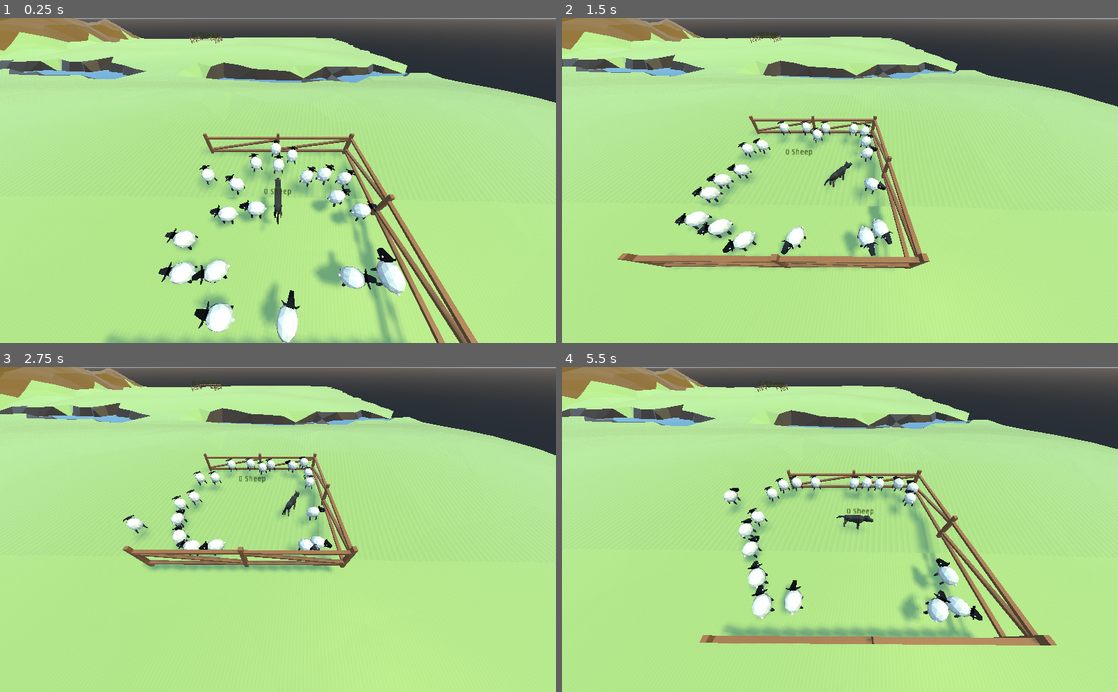
Above: before the commit, frames 1-4 (two rows, left to right).
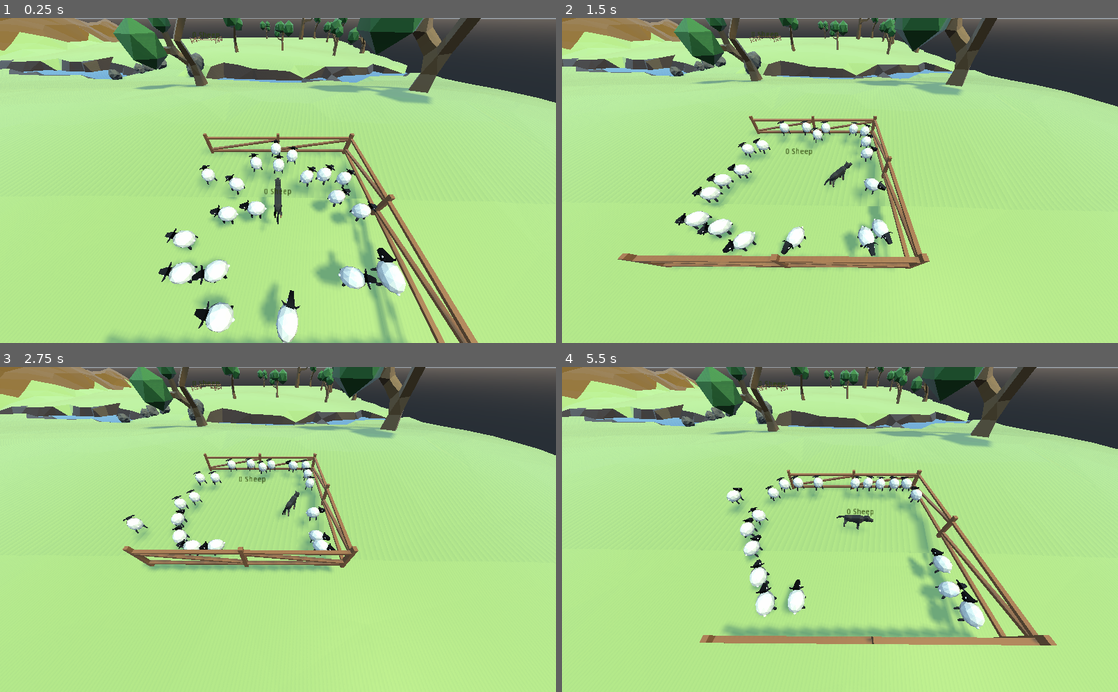
Above: after the commit, the same moments.

Repository: panic-fennecs/ideal-garbanzo
Game: Godot game, scene res://Main.tscn
Two runs of this game, one before a commit and one after it. Both use one fixed random seed, a clock stepped at 60 frames per second and the inputs below.
Inputs (mouse positions are in pixels of both pictures, inside the frame that each line leads up to):
- Up to frame 1 (0.25 s): no input
- Up to frame 2 (1.5 s): move the mouse to (962, 164) at 0.52 s; click (962, 164) at 0.67 s; drag from (728, 196) to (812, 245) at 1.27 s
- Up to frame 3 (2.75 s): move the mouse to (333, 458) at 2.02 s; click (333, 458) at 2.17 s
- Up to frame 4 (5.5 s): drag from (812, 594) to (673, 480) at 2.77 s; move the mouse to (1006, 578) at 3.52 s; click (1006, 578) at 3.67 s; drag from (673, 480) to (756, 448) at 4.27 s; move the mouse to (867, 529) at 5.02 s; click (867, 529) at 5.17 s

The runs differ from the first frame. In frame 1, 4.6% of the frame differs, in the area x 19-87%, y 0-87%; in frame 2, 3.8%; in frame 3, 3.6%; in frame 4, 7.1%, in the area x 7-86%, y 0-86%.

Commit message:
add detail to level 0

Diff:
--- a/Ground.tscn
+++ b/Ground.tscn
@@ -1,8 +1,14 @@
-[gd_scene load_steps=7 format=2]
+[gd_scene load_steps=13 format=2]
 
 [ext_resource path="res://Ground.gd" type="Script" id=1]
 [ext_resource path="res://TerrainModel.tscn" type="PackedScene" id=2]
 [ext_resource path="res://WaterMaterial.tres" type="Material" id=3]
+[ext_resource path="res://Stone01.tscn" type="PackedScene" id=4]
+[ext_resource path="res://Tree01.tscn" type="PackedScene" id=5]
+[ext_resource path="res://Stone02.tscn" type="PackedScene" id=6]
+[ext_resource path="res://Tree02.tscn" type="PackedScene" id=7]
+[ext_resource path="res://Tree03.tscn" type="PackedScene" id=8]
+[ext_resource path="res://Stone03.tscn" type="PackedScene" id=9]
 
 [sub_resource type="ConcavePolygonShape" id=1]
 data = PoolVector3Array( 0.5377, 0.0253, -0.4768, 0.5123, 0.0266, -0.5331, 0.4626, 0.024, -0.4763, -0.5317, 0.0076, -0. …(235974 unchanged characters)…
@@ -31,6 +37,71 @@
 transform = Transform( 0.35, 0, 0, 0, 1, 0, 0, 0, 0.2, -0.254366, -0.000305463, 0.154153 )
 mesh = SubResource( 2 )
 material/0 = ExtResource( 3 )
+
+[node name="Detail" type="Spatial" parent="."]
+
+[node name="Tree01" parent="Detail" instance=ExtResource( 5 )]
+transform = Transform( 0.02, 0, 0, 0, 0.02, 0, 0, 0, 0.02, 0.36168, 0.0297722, 0.387077 )
+
+[node name="Tree04" parent="Detail" instance=ExtResource( 5 )]
+transform = Transform( 0.0241595, 0, -0.0177853, 0, 0.03, 0, 0.0177853, 0, 0.0241595, 0.749319, 0.0355326, 0.442012 )
+
+[node name="Tree14" parent="Detail" instance=ExtResource( 5 )]
+transform = Transform( 0.00991493, 0, -0.0173693, 0, 0.02, 0, 0.0173693, 0, 0.00991493, 0.932103, 0.00084753, -0.223488 )
+
+[node name="Tree02" parent="Detail" instance=ExtResource( 7 )]
+transform = Transform( 0.02, 0, 0, 0, 0.02, 0, 0, 0, 0.02, 0.0173634, 0.02781, 0.621957 )
+
+[node name="Tree09" parent="Detail" instance=ExtResource( 7 )]
+transform = Transform( 0.02, 0, 0, 0, 0.02, 0, 0, 0, 0.02, 0.656532, 0.02781, -0.53878 )
+
+[node name="Tree11" parent="Detail" instance=ExtResource( 7 )]
+transform = Transform( 3.14073e-07, 0, -0.001, 0, 0.001, 0, 0.001, 0, 3.14073e-07, 0.816725, 0.00333656, -0.646189 )
+
+[node name="Tree10" parent="Detail" instance=ExtResource( 7 )]
+transform = Transform( -0.00740173, 0, 0.00303552, 0, 0.008, 0, -0.00303552, 0, -0.00740173, 0.529378, 0.0318256, -0.0280235 )
+
+[node name="Tree12" parent="Detail" instance=ExtResource( 7 )]
+transform = Transform( 0.00616722, 0, -0.00509563, 0, 0.008, 0, 0.00509563, 0, 0.00616722, 0.437948, 0.0256945, -0.59598 )
+
+[node name="Tree13" parent="Detail" instance=ExtResource( 7 )]
+transform = Transform( 0.008, 0, 2.09123e-06, 0, 0.008, 0, -2.09123e-06, 0, 0.008, 0.78952, 0.0256945, -0.397992 )
+
+[node name="Tree03" parent="Detail" instance=ExtResource( 8 )]
+transform = Transform( 0.01, 0, 0, 0, 0.01, 0, 0, 0, 0.01, 0.360678, 0.012048, 0.0117985 )
+
+[node name="Tree08" parent="Detail" instance=ExtResource( 8 )]
+transform = Transform( 0.01, 0, 0, 0, 0.01, 0, 0, 0, 0.01, 0.861185, 0.0120479, -0.449181 )
+
+[node name="Tree05" parent="Detail" instance=ExtResource( 8 )]
+transform = Transform( -0.0062633, 0, -0.00497706, 0, 0.008, 0, 0.00497706, 0, -0.0062633, 0.786418, 0.00913897, -0.20976 )
+
+[node name="Tree06" parent="Detail" instance=ExtResource( 8 )]
+transform = Transform( 0.01, 0, 0, 0, 0.01, 0, 0, 0, 0.01, 0.78242, 0.012048, -0.767479 )
+
+[node name="Tree07" parent="Detail" instance=ExtResource( 8 )]
+transform = Transform( -0.0062633, 0, -0.00497706, 0, 0.008, 0, 0.00497706, 0, -0.0062633, 0.738919, 0.00913897, -0.0382499 )
+
+[node name="Stone01" parent="Detail" instance=ExtResource( 4 )]
+transform = Transform( 0.02, 0, 0, 0, 0.02, 0, 0, 0, 0.02, 0.262541, 0.0157461, 0.204215 )
+
+[node name="Stone04" parent="Detail" instance=ExtResource( 4 )]
+transform = Transform( 0.02, 0, 0, 0, 0.02, 0, 0, 0, 0.02, 0.119264, 0.0178084, 0.177918 )
+
+[node name="Stone07" parent="Detail" instance=ExtResource( 4 )]
+transform = Transform( -0.000447413, 0.00186927, 0.0199074, -0.0193498, 0.00497705, -0.000902215, -0.00503834, -0.0192804, 0.00169716, 0.144771, 0.0227236, 0.157006 )
+
+[node name="Stone02" parent="Detail" instance=ExtResource( 6 )]
+transform = Transform( 0.02, 0, 0, 0, 0.02, 0, 0, 0, 0.02, 0.276412, 0.0217083, 0.234915 )
+
+[node name="Stone05" parent="Detail" instance=ExtResource( 6 )]
+transform = Transform( 0.02, 0, 0, 0, 0.02, 0, 0, 0, 0.02, 0.0928634, 0.0197449, 0.27279 )
+
+[node name="Stone06" parent="Detail" instance=ExtResource( 6 )]
+transform = Transform( -0.00401199, 0, -0.0195935, 0, 0.02, 0, 0.0195935, 0, -0.00401199, 0.114126, 0.0197449, 0.208925 )
+
+[node name="Stone03" parent="Detail" instance=ExtResource( 9 )]
+transform = Transform( 0.02, 0, 0, 0, 0.02, 0, 0, 0, 0.02, 0.272029, 0.0308238, 0.181378 )
 
 [node name="Walls" type="StaticBody" parent="."]
 input_ray_pickable = false
